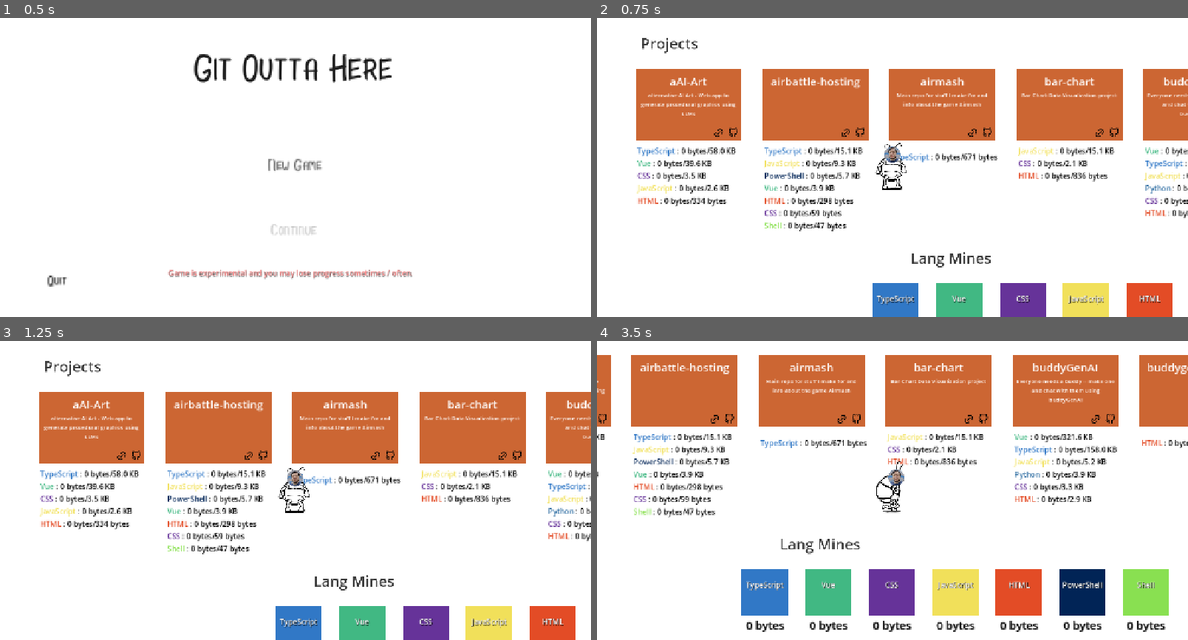
Above: before the commit, frames 1-4 (two rows, left to right).
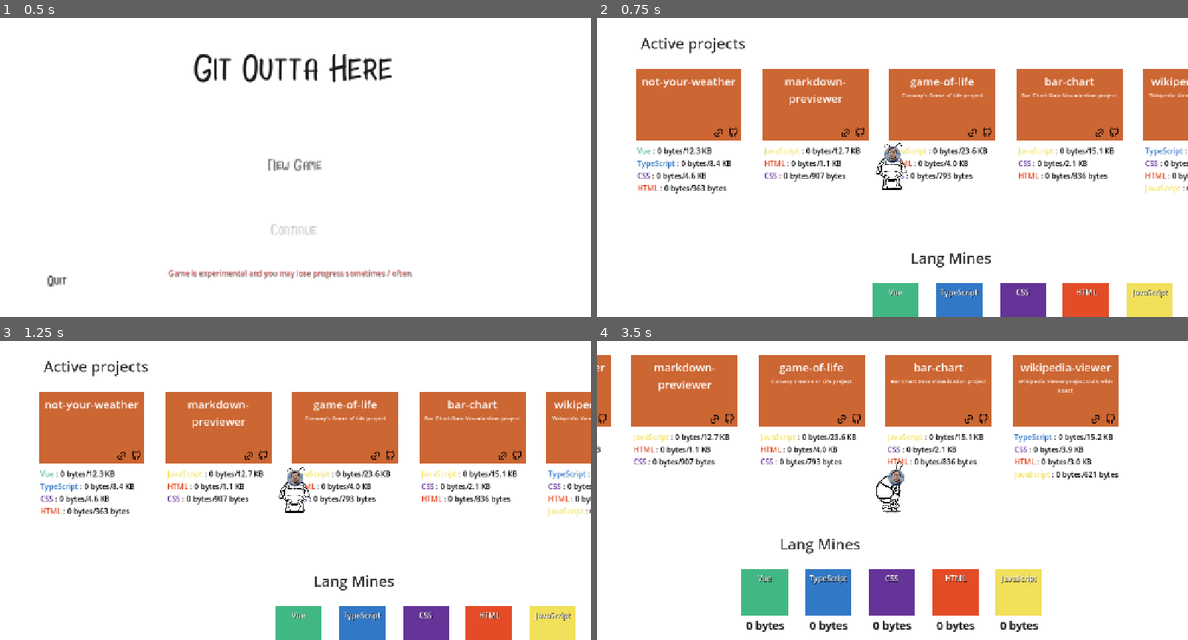
Above: after the commit, the same moments.

Repository: parsehex/git-outta-here
Game: Godot game, scene res://scenes/levels/Intro.tscn
Same seed, same stepped clock (60 frames per second), same inputs: the game is played once before the commit and once after it.
Inputs:
- Up to frame 1 (0.5 s): no input
- Up to frame 2 (0.75 s): click "New Game" at 0.5 s
- Up to frame 3 (1.25 s): no input
- Up to frame 4 (3.5 s): tap Enter at 1.25 s; hold Right (move_right) 1.28-2.03 s; hold E (interact) 1.28-2.03 s; hold Down (move_down) 2.03-2.78 s; tap Ctrl (attack) at 2.1 s; tap E (interact) at 2.3 s; hold Right (move_right) from 2.78 s (still down); hold E (interact) from 2.78 s (still down)

Frame 1 is identical in both runs. In frame 2, 9.4% of the frame differs, in the area x 6-100%, y 6-100%; in frame 3, 9.4%; in frame 4, 15%, in the area x 0-100%, y 4-98%.

Commit message:
"finish" projects when completing languages

Diff:
--- a/scenes/levels/Outside.gd
+++ b/scenes/levels/Outside.gd
@@ -8,6 +8,7 @@
 var total_languages_gathered = 0
 var player_in_fk_upgrade_area = false
 var player_in_lf_upgrade_area = false
+var _loaded_repo_save_data: Array = [] # Stores loaded repository save data to apply after generation
 
 # Scene references
 var repository_scene: PackedScene = preload("res://scenes/misc/Repository.tscn")
@@ -15,6 +16,7 @@
 
 # Node containers
 @onready var repositories_container: Node2D = $Spawnpoints/Projects
+@onready var complete_repositories_container: Node2D = $Spawnpoints/CompleteProjects
 @onready var mines_container: Node2D = $Spawnpoints/LangMines
 @onready var points_label: Label = $Spawnpoints/PointsLabel
 @onready var fk_upgrade_area: Area2D = $Spawnpoints/Upgrades/FKUpgradeArea
@@ -29,13 +31,31 @@
 		repos_data = repos_json.get_data()
 		repos_file.close()
 
-		# Collect all languages
+		# Sort repositories by 'created_at' in ascending order
+		repos_data.sort_custom(func(a, b):
+			var date_a = Time.get_datetime_dict_from_datetime_string(a.get("created_at", "1970-01-01T00:00:00Z"), false)
+			var date_b = Time.get_datetime_dict_from_datetime_string(b.get("created_at", "1970-01-01T00:00:00Z"), false)
+			var timestamp_a = Time.get_unix_time_from_datetime_dict(date_a)
+			var timestamp_b = Time.get_unix_time_from_datetime_dict(date_b)
+			return timestamp_a < timestamp_b
+		)
+
+		# Initialize unlocked_projects if empty, unlock the first 5 projects
+		if Globals.unlocked_projects.is_empty() and not repos_data.is_empty():
+			for i in range(min(repos_data.size(), 5)):
+				Globals.unlocked_projects.append(repos_data[i].get("name", "Unknown"))
+			Globals.save_game()
+
+		# Collect all languages from unlocked and completed projects
+		all_languages.clear() # Clear previous languages
 		for repo in repos_data:
-			if repo.has("languages"):
-				for lang in repo.languages:
-					if not all_languages.has(lang):
-						all_languages[lang] = 0
-					all_languages[lang] += repo.languages[lang]
+			var repo_name = repo.get("name", "Unknown")
+			if repo_name in Globals.unlocked_projects or repo_name in Globals.completed_projects:
+				if repo.has("languages"):
+					for lang in repo.languages:
+						if not all_languages.has(lang):
+							all_languages[lang] = 0
+						all_languages[lang] += repo.languages[lang]
 
 	# Load language colors from globals
 	lang_colors = Globals.lang_colors
@@ -43,27 +63,56 @@
 func generate_repositories():
 	var start_x = 0
 	var spacing = 550
-
-	for i in range(min(repos_data.size(), 10)): # Limit for testing
-		var repo = repos_data[i]
-		var repo_node = repository_scene.instantiate()
-
-		repo_node.repo_name = repo.get("name", "Unknown")
-		repo_node.repo_data = repo
-		repo_node.position = Vector2(start_x + i * spacing, 0)
-
-		repositories_container.add_child(repo_node)
+	var active_count = 0
+
+	# Clear existing repositories
+	for child in repositories_container.get_children():
+		child.queue_free()
+	for child in complete_repositories_container.get_children():
+		child.queue_free()
+
+	for repo_dict in repos_data:
+		var repo_name = repo_dict.get("name", "Unknown")
+
+		if repo_name in Globals.completed_projects:
+			var repo_node = repository_scene.instantiate()
+			repo_node.repo_name = repo_name
+			repo_node.repo_data = repo_dict
+			repo_node.position = Vector2(start_x + Globals.completed_projects.find(repo_name) * spacing, 0)
+			repo_node.set_completed(true) # Mark as completed
+			complete_repositories_container.add_child(repo_node)
+			repo_node.repo_completed.connect(_on_repo_completed)
+			# Apply save data if available
+			for save_data in _loaded_repo_save_data:
+				if save_data.get("name", "") == repo_name and repo_node.has_method("load_save_data"):
+					repo_node.load_save_data(save_data)
+					break
+		elif repo_name in Globals.unlocked_projects and active_count < 5: # Display up to 5 active projects
+			var repo_node = repository_scene.instantiate()
+			repo_node.repo_name = repo_name
+			repo_node.repo_data = repo_dict
+			repo_node.position = Vector2(start_x + active_count * spacing, 0)
+			repositories_container.add_child(repo_node)
+			repo_node.repo_completed.connect(_on_repo_completed)
+			# Apply save data if available
+			for save_data in _loaded_repo_save_data:
+				if save_data.get("name", "") == repo_name and repo_node.has_method("load_save_data"):
+					repo_node.load_save_data(save_data)
+					break
+			active_count += 1
 
 func generate_mines():
 	var start_x = 0
 	var spacing = 275
 	var vertical_spacing = 400
 
+	# Clear existing mines
+	for child in mines_container.get_children():
+		child.queue_free()
+
 	var lang_index = 0
 	for lang in all_languages:
-		if lang_index >= 20: # Limit for testing
-			break
-
+		# No longer limiting for testing, display all relevant languages
 		var mine_node = mine_scene.instantiate()
 
 		mine_node.language_name = lang
@@ -82,14 +131,20 @@
 	# Load data
 	load_data()
 
-	# Generate repositories and mines
+	# Generate repositories
 	generate_repositories()
-	generate_mines()
 
 	# Load repository save data if available
 	if Globals.pending_repository_data:
 		load_repository_save_data(Globals.pending_repository_data)
 		Globals.pending_repository_data = null
+		# After loading save data, regenerate repositories and mines to reflect the loaded state
+		load_data() # Reload data to update all_languages based on loaded projects
+		generate_repositories()
+		generate_mines()
+	else:
+		# If no pending data, generate mines initially
+		generate_mines()
 
 	# Connect upgrade buttons
 	$Spawnpoints/Upgrades/FasterKeyboardButton.pressed.connect(_on_faster_keyboard_button_pressed)
@@ -148,14 +203,7 @@
 	return save_data
 
 func load_repository_save_data(data: Array):
-	if not repositories_container:
-		return
-	for repo_data in data:
-		var repo_name = repo_data.get("name", "")
-		for repo_node in repositories_container.get_children():
-			if repo_node.repo_name == repo_name and repo_node.has_method("load_save_data"):
-				repo_node.load_save_data(repo_data)
-				break
+	_loaded_repo_save_data = data.duplicate() # Store the save data for later application
 
 func set_repository_progress(progress: Dictionary):
 	# Restore repository progress
@@ -241,6 +289,29 @@
 	_update_points_display()
 	_check_upgrade_interaction()
 
+func _on_repo_completed(repo_node: Node):
+	print("Repository completed: " + repo_node.repo_name)
+	if repo_node.repo_name in Globals.unlocked_projects:
+		Globals.unlocked_projects.erase(repo_node.repo_name)
+	if not repo_node.repo_name in Globals.completed_projects:
+		Globals.completed_projects.append(repo_node.repo_name)
+
+	# Unlock the next project
+	var current_repo_index = -1
+	for i in range(repos_data.size()):
+		if repos_data[i].get("name") == repo_node.repo_name:
+			current_repo_index = i
+			break
+
+	if current_repo_index != -1 and current_repo_index + 1 < repos_data.size():
+		var next_repo_name = repos_data[current_repo_index + 1].get("name")
+		if not next_repo_name in Globals.unlocked_projects and not next_repo_name in Globals.completed_projects:
+			Globals.unlocked_projects.append(next_repo_name)
+			print("Unlocked next project: " + next_repo_name)
+
+	Globals.save_game()
+	generate_repositories() # Regenerate to update active/completed lists
+
 func _check_upgrade_interaction():
 	if player_in_fk_upgrade_area and Input.is_action_just_pressed("interact"):
 		$Spawnpoints/Upgrades/FasterKeyboardButton.grab_focus()
--- a/scenes/levels/Outside.tscn
+++ b/scenes/levels/Outside.tscn
@@ -25,19 +25,31 @@
 theme_override_font_sizes/font_size = 64
 text = "Lang Mines"
 
-[node name="ProjectsLabel" type="Label" parent="."]
+[node name="ActiveProjectsLabel" type="Label" parent="."]
 offset_left = -569.0
 offset_top = 150.0
 offset_right = -219.0
 offset_bottom = 238.0
 theme_override_colors/font_color = Color(0, 0, 0, 0.78431374)
 theme_override_font_sizes/font_size = 64
-text = "Projects"
+text = "Active projects"
+
+[node name="CompleteProjectsLabel" type="Label" parent="."]
+offset_left = -596.0
+offset_top = -388.0
+offset_right = 23.0
+offset_bottom = -300.0
+theme_override_colors/font_color = Color(0, 0, 0, 0.78431374)
+theme_override_font_sizes/font_size = 64
+text = "\"Finished\" projects"
 
 [node name="Spawnpoints" type="Node" parent="."]
 
 [node name="Projects" type="Node2D" parent="Spawnpoints"]
 position = Vector2(-428, 405)
+
+[node name="CompleteProjects" type="Node2D" parent="Spawnpoints"]
+position = Vector2(-428, -191)
 
 [node name="LangMines" type="Node2D" parent="Spawnpoints"]
 position = Vector2(535, 1332)
--- a/scenes/misc/Mine.gd
+++ b/scenes/misc/Mine.gd
@@ -2,7 +2,7 @@
 
 @export var language_name: String = ""
 @export var language_color: Color = Color.WHITE
-@export var gather_rate: float = 1.0 # bytes per second when holding interact
+@export var mine_amount = 500 # TODO: dev value
 @export var accumulation_rate_increase_per_gather: float = 0.03 # How much the rate increases per gather
 @export var accumulation_rate_chance: float = 0.28 # Chance for accumulation rate to increase (0.0 to 1.0)
 
@@ -16,7 +16,7 @@
 var player_in_range = false
 var player_node = null
 var gather_progress = 0.0
-var gather_duration = 2.75 # seconds to gather some bytes
+var gather_duration = 0.75 # seconds to gather some bytes, TODO: dev value
 var current_accumulation_rate: float = 0.0
 var accumulated_bytes: float = 0.0
 
@@ -68,14 +68,14 @@
 	_update_labels()
 
 func _gather_completed():
-	var bytes_gathered = 100 # Arbitrary amount
+	var bytes_gathered = mine_amount
 	Inventory.add_item(language_name, bytes_gathered)
 	print("Gathered " + str(bytes_gathered) + " bytes of " + language_name)
 
 	# Increase accumulation rate with a random chance
 	var effective_chance = accumulation_rate_chance
 	if Globals.upgrades.has("Lucky Fingers"):
-		effective_chance += Globals.upgrades["Lucky Fingers"] * 0.7 # +7% chance per level
+		effective_chance += Globals.upgrades["Lucky Fingers"] * 0.07 # +7% chance per level
 	effective_chance = min(effective_chance, 0.85) # Cap at 85%
 
 	if randf() < effective_chance:
--- a/scenes/misc/Mine.tscn
+++ b/scenes/misc/Mine.tscn
@@ -14,18 +14,19 @@
 shape = SubResource("1")
 
 [node name="ProgressBar" type="ProgressBar" parent="."]
-offset_left = -40.0
-offset_top = -60.0
-offset_right = 40.0
-offset_bottom = -40.0
+z_index = 2
+offset_left = -39.5
+offset_top = -70.5
+offset_right = 40.5
+offset_bottom = -50.5
 value = 50.0
 show_percentage = false
 
 [node name="Label" type="Label" parent="."]
 offset_left = -60.0
-offset_top = -27.0
+offset_top = -41.0
 offset_right = 61.0
-offset_bottom = -4.0
+offset_bottom = -18.0
 theme_override_colors/font_shadow_color = Color(0, 0, 0, 0.627451)
 text = "LanguageName"
 horizontal_alignment = 1
@@ -46,7 +47,7 @@
 offset_top = 11.0
 offset_right = 50.0
 offset_bottom = 45.0
-theme_override_colors/font_color = Color(0.7666196, 0.76661956, 0.76661956, 1)
+theme_override_colors/font_color = Color(0.87545645, 0.8754565, 0.87545645, 1)
 theme_override_colors/font_shadow_color = Color(0, 0, 0, 0.40392157)
 theme_override_font_sizes/font_size = 12
 horizontal_alignment = 1
--- a/scenes/misc/Repository.gd
+++ b/scenes/misc/Repository.gd
@@ -4,6 +4,7 @@
 
 @export var repo_name: String = ""
 @export var repo_data: Dictionary = {}
+var completed: bool = false
 
 signal repo_interacted(repo_node: Node)
 signal repo_completed(repo_node: Node)
@@ -53,6 +54,7 @@
 
 	_update_language_list()
 	_update_labels()
+	set_completed(completed) # Apply completed state after setup
 	pass
 
 func _update_labels():
@@ -81,6 +83,9 @@
 func _update_language_list():
 	if not language_list:
 		return
+
+	if completed:
+		language_list.visible = false
 
 	# Clear existing labels
 	for child in language_list.get_children():
@@ -279,12 +284,29 @@
 func get_save_data() -> Dictionary:
 	return {
 		"name": repo_name,
-		"deposited": deposited.duplicate()
+		"deposited": deposited.duplicate(),
+		"completed": completed
 	}
 
 func load_save_data(data: Dictionary):
 	deposited = data.get("deposited", {})
+	completed = data.get("completed", false)
 	_update_language_list()
+	set_completed(completed)
+
+func set_completed(is_completed: bool):
+	completed = is_completed
+	if completed:
+		# Hide progress bar, range indicator, tooltip when completed
+		if progress_bar:
+			progress_bar.visible = false
+		if range_indicator:
+			range_indicator.visible = false
+		if tooltip:
+			tooltip.visible = false
+	else:
+		if language_list:
+			language_list.visible = true
 
 func _on_github_button_pressed():
 	if repo_data.has("html_url"):
--- a/singletons/Globals.gd
+++ b/singletons/Globals.gd
@@ -9,6 +9,8 @@
 var lang_colors: Dictionary = {}
 var mine_accumulation_rates: Dictionary = {} # Stores accumulation rates for each language mine
 var upgrades: Dictionary = {} # Stores upgrade states {upgrade_name: level}
+var unlocked_projects: Array = [] # List of unlocked project names
+var completed_projects: Array = [] # List of completed project names
 var pending_repository_data = null
 
 func format_bytes(bytes: float) -> String:
@@ -73,6 +75,8 @@
 	save_dict.quests = Quest.get_quest_list()
 	save_dict.mine_accumulation_rates = mine_accumulation_rates # Save mine accumulation rates
 	save_dict.upgrades = upgrades # Save upgrade states
+	save_dict.unlocked_projects = unlocked_projects
+	save_dict.completed_projects = completed_projects
 	# Save repository progress if available
 	var current_scene = get_tree().current_scene
 	if current_scene and current_scene.has_method("get_repository_progress"):
@@ -132,6 +136,11 @@
 	if save_dict.has("upgrades"):
 		upgrades = save_dict.upgrades
 
+	if save_dict.has("unlocked_projects"):
+		unlocked_projects = save_dict.unlocked_projects
+	if save_dict.has("completed_projects"):
+		completed_projects = save_dict.completed_projects
+
 	# Restore repository progress if available
 	if save_dict.has("repository_progress"):
 		var current_scene = get_tree().current_scene
